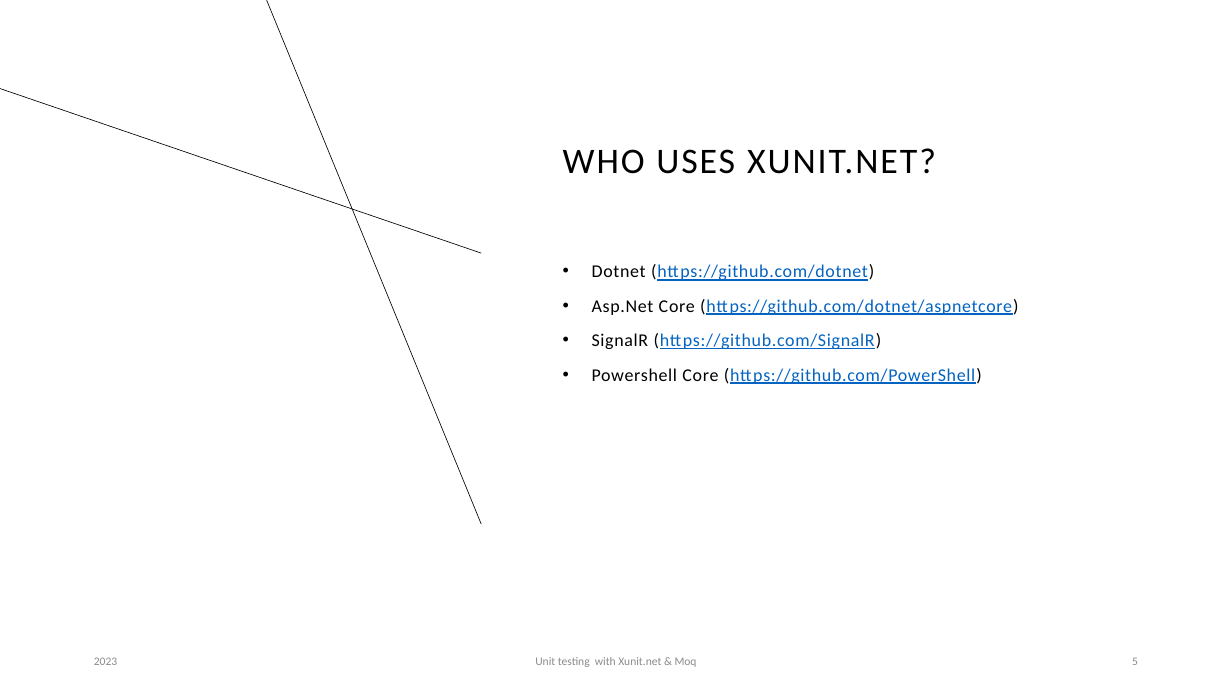
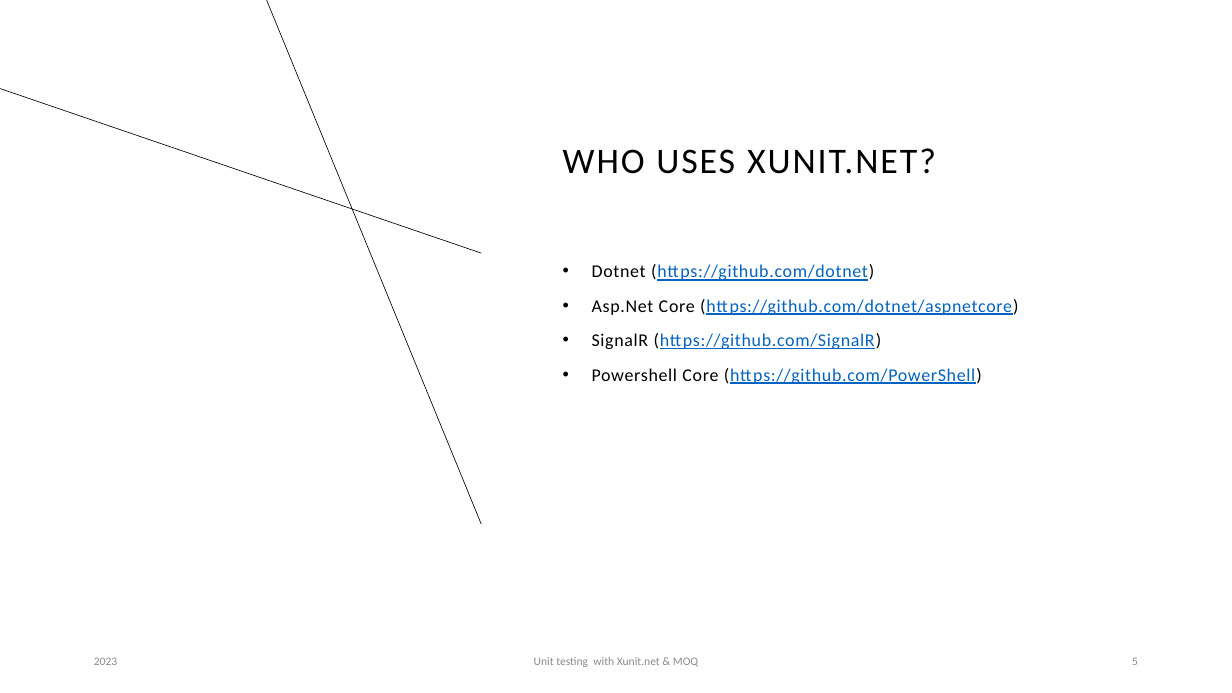
Before and after one commit to rysjones/XUnitPresentation, a slide deck: slide 5 of Presentation/Unit Testing with Xunit - Moq.pptx. Drawn at 1232x693 pixels with LibreOffice and Linux fonts; fonts in the diff are those of the drawing. Boxes give left, top, right and bottom in pixels: in the first picture for what was removed or moved away, otherwise in the second. Text is boxed around its words. In the diff, an @@ line names an element or a change of style, - is before the commit and + after.

```diff
--- a/Presentation/Unit Testing with Xunit - Moq.pptx
+++ b/Presentation/Unit Testing with Xunit - Moq.pptx
@@ text at [534, 657, 698, 667]: text changed @@
-Unit testing with Xunit.net & Moq
+Unit testing with Xunit.net & MOQ
```
Also in this commit, not shown: 5 other slides changed, 3 slides added, 1 slide removed.
